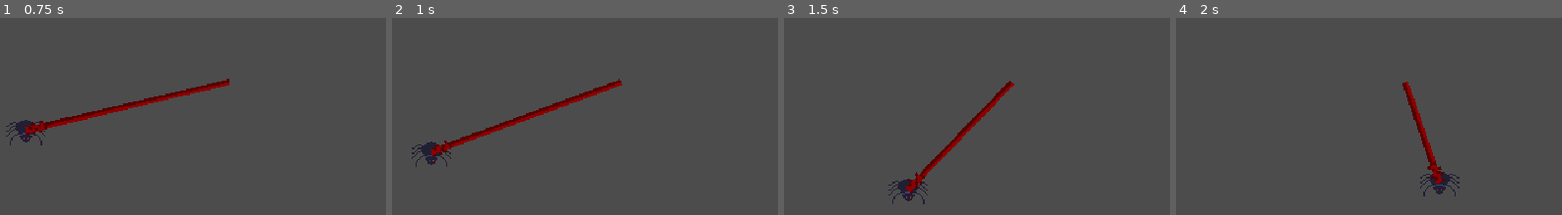
Above: before the commit, frames 1-4 (left to right).
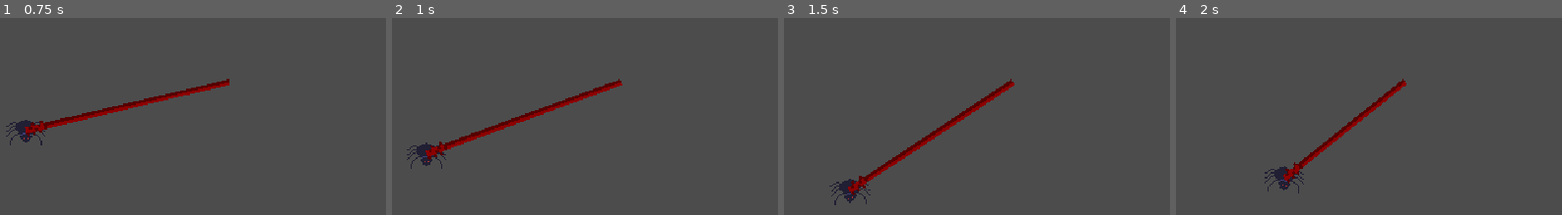
Above: after the commit, the same moments.

Repository: Heckin-Doggo/gmtk-game
Game: Godot game, scene res://levels/TestLevel.tscn
The game is run twice, just before and just after one commit, with the same random seed, the same clock (stepped at 60 frames per second) and the same inputs.
Inputs (mouse positions are in pixels of both pictures, inside the frame that each line leads up to):
- Up to frame 1 (0.75 s): move the mouse to (227, 81) at 0.52 s; click (227, 81) at 0.67 s
- Up to frame 2 (1 s): no input
- Up to frame 3 (1.5 s): move the mouse to (1011, 81) at 1.27 s; click (1011, 81) at 1.42 s
- Up to frame 4 (2 s): no input

Frame 1 is identical in both runs. In frame 2, 0.7% of the frame differs, in the area x 3-56%, y 33-77%; in frame 3, 3.6%, in the area x 11-60%, y 30-96%; in frame 4, 3.1%.

Commit message:
no double clicking

Diff:
--- a/game/Player.gd
+++ b/game/Player.gd
@@ -46,4 +46,5 @@
 func _unhandled_input(event):
 	if event is InputEventMouseButton:
 		if event.button_index == BUTTON_LEFT:
-			shoot_web(event.position)
+			if event.pressed:
+				shoot_web(event.position)
--- a/game/levels/TestLevel.tscn
+++ b/game/levels/TestLevel.tscn
@@ -1,8 +1,23 @@
-[gd_scene load_steps=2 format=2]
+[gd_scene load_steps=3 format=2]
 
 [ext_resource path="res://scenes/Player.tscn" type="PackedScene" id=1]
+
+[sub_resource type="RectangleShape2D" id=1]
+extents = Vector2( 145.792, 63.3894 )
 
 [node name="TestLevel" type="Node2D"]
 
 [node name="Player" parent="." instance=ExtResource( 1 )]
 position = Vector2( 296, 176 )
+
+[node name="StaticBody2D" type="StaticBody2D" parent="."]
+
+[node name="CollisionShape2D" type="CollisionShape2D" parent="StaticBody2D"]
+position = Vector2( 195.943, 401.922 )
+shape = SubResource( 1 )
+
+[node name="StaticBody2D2" type="StaticBody2D" parent="."]
+
+[node name="CollisionShape2D" type="CollisionShape2D" parent="StaticBody2D2"]
+position = Vector2( 485.538, 325.595 )
+shape = SubResource( 1 )
--- a/game/scenes/Peg.tscn
+++ b/game/scenes/Peg.tscn
@@ -6,14 +6,14 @@
 
 [sub_resource type="SpriteFrames" id=1]
 animations = [ {
+"frames": [ ExtResource( 1 ) ],
+"loop": true,
+"name": "on",
+"speed": 5.0
+}, {
 "frames": [ ExtResource( 2 ) ],
 "loop": true,
 "name": "off",
-"speed": 5.0
-}, {
-"frames": [ ExtResource( 1 ) ],
-"loop": true,
-"name": "on",
 "speed": 5.0
 } ]
 
